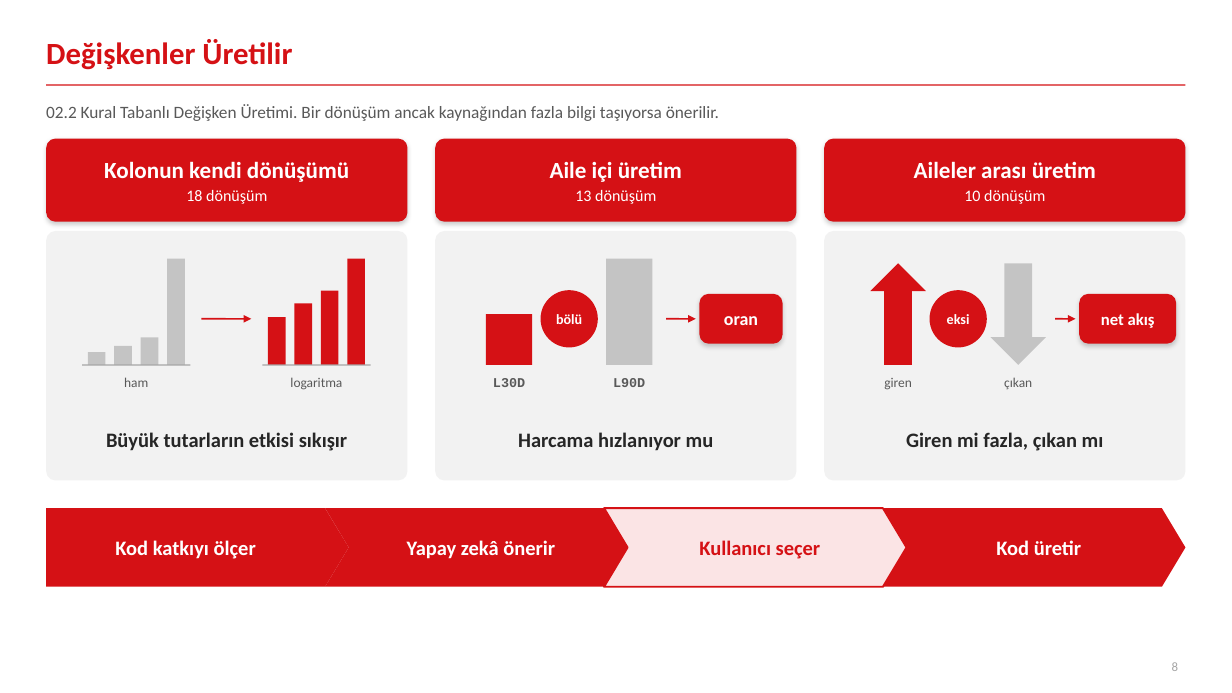
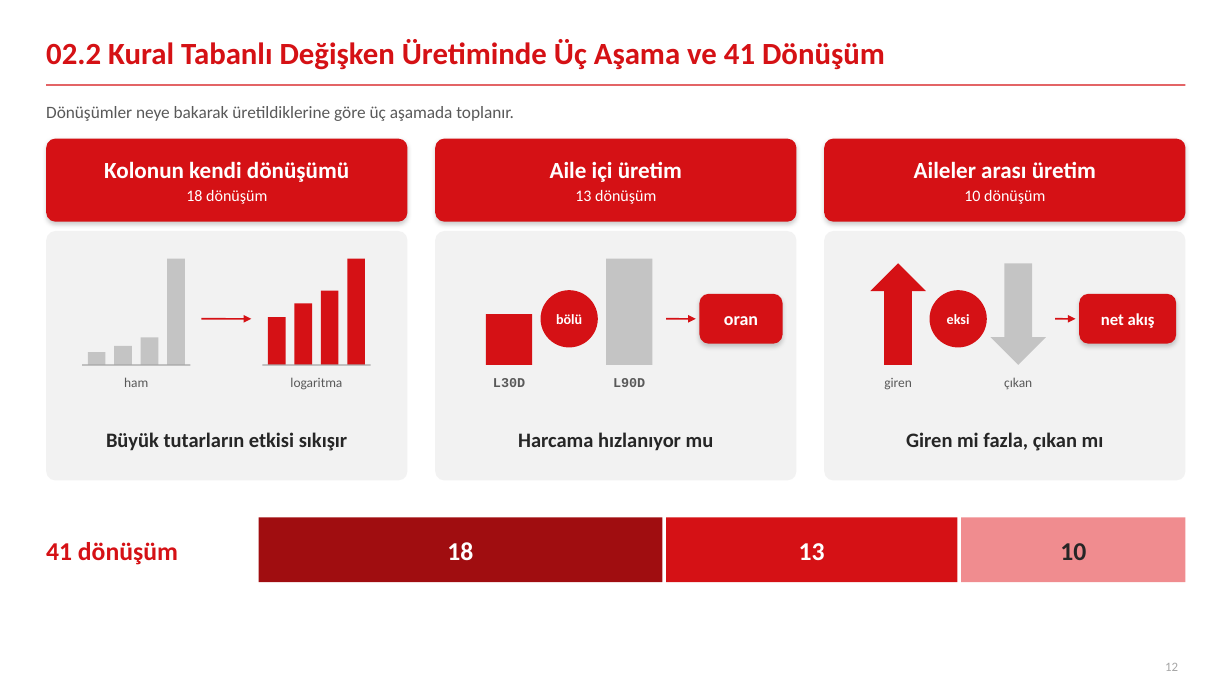
Before and after one commit to canmergen/amp, a slide deck: slide 12 of analitik_modelleme_platformu_GUNCEL/sunum/Platform_Sunum_Sade.pptx (slide 8 before the commit). Drawn at 1232x693 pixels with LibreOffice and Linux fonts; fonts in the diff are those of the drawing. Boxes give left, top, right and bottom in pixels: in the first picture for what was removed or moved away, otherwise in the second. Text is boxed around its words. In the diff, an @@ line names an element or a change of style, - is before the commit and + after.

```diff
--- a/analitik_modelleme_platformu_GUNCEL/sunum/Platform_Sunum_Sade.pptx
+++ b/analitik_modelleme_platformu_GUNCEL/sunum/Platform_Sunum_Sade.pptx
@@ title at (46,39,885,70): text changed @@
-Değişkenler Üretilir
+02.2 Kural Tabanlı Değişken Üretiminde Üç Aşama ve 41 Dönüşüm
@@ text at (46,106,514,121): text changed @@
-02.2 Kural Tabanlı Değişken Üretimi. Bir dönüşüm ancak kaynağından fazla bilgi taşıyorsa önerilir.
+Dönüşümler neye bakarak üretildiklerine göre üç aşamada toplanır.
@@ pentagon arrow removed at (46,508,348,587) @@
@@ chevron removed at (325,508,628,587) @@
@@ chevron removed at (604,508,907,587) @@
@@ chevron removed at (884,508,1186,587) @@
@@ rectangle added at (259,518,663,582), fill #A00D10 @@
@@ rectangle added at (666,518,958,582), fill #D51115 @@
@@ rectangle added at (961,518,1186,582), fill #F08C8F @@
@@ text added at (46,542,178,565), 20 pt, text #D51115, bold @@
+41 dönüşüm
@@ text removed at (115,540,256,559) @@
-Kod katkıyı ölçer
@@ text removed at (407,540,555,559) @@
-Yapay zekâ önerir
@@ text added at (447,542,473,560), 20 pt, text #FFFFFF, bold @@
+18
@@ text removed at (699,540,821,559) @@
-Kullanıcı seçer
@@ text added at (799,543,825,560), 20 pt, text #FFFFFF, bold @@
+13
@@ text removed at (996,540,1081,555) @@
-Kod üretir
@@ text added at (1060,543,1086,560), 20 pt, text #262626, bold @@
+10
@@ page number at (1165,663,1178,671): text changed @@
-8
+12
```
Also in this commit, not shown: 3 other slides changed, 9 slides added, 3 slides removed, 1 other file.
